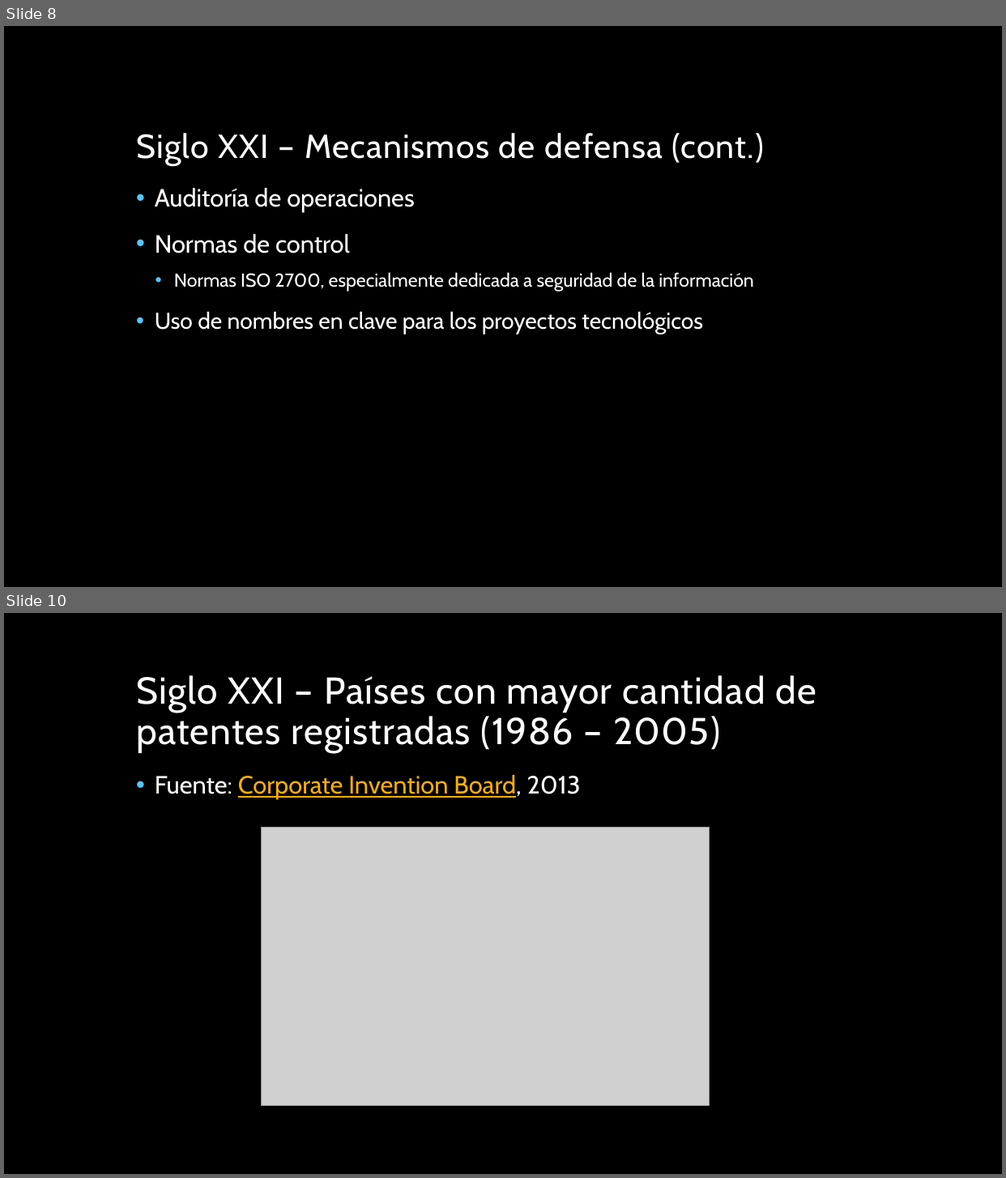
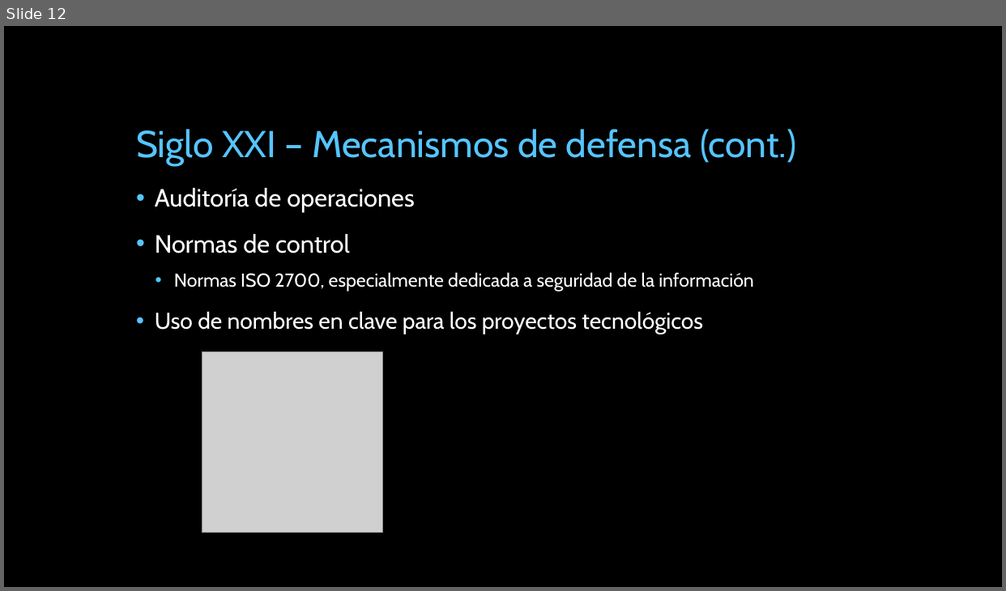
Before and after one commit to miparnisari/implantaciondesistemas, a slide deck: Presentacion/Fuga de Información en los Siglos XIX y.pptx. Shown one above the other, each under a label of ours: slides 8 and 10 before the commit, slide 12 after it; the slides between them are not shown. The pictures are 1006x1178 and 1006x591 pixels, drawn with LibreOffice and Linux fonts; fonts in the diff are those of the drawing; grey boxes stand for pictures; background and template pictures are left out. Boxes give left, top, right and bottom in pixels: in the first picture for what was removed or moved away, otherwise in the second. Text is boxed around its words. In the diff, an @@ line names an element or a change of style, - is before the commit and + after.

```diff
--- a/Presentacion/Fuga de Información en los Siglos XIX y.pptx
+++ b/Presentacion/Fuga de Información en los Siglos XIX y.pptx
@@ slide 10 removed at [4, 613, 1002, 1174], background picture (left out) @@
@@ title removed at [136, 675, 817, 753] @@
-Siglo XXI – Países con mayor cantidad de patentes registradas (1986 – 2005)
@@ text removed at [155, 775, 581, 799] @@
-• Fuente: Corporate Invention Board, 2013
@@ picture removed at [262, 827, 710, 1105] @@
@@ what was slide 8 is now slide 12 @@
@@ slide 12 changed as well @@
@@ title "Siglo XXI – Mecanismos de ..." at [136, 129, 796, 166]: size 32 to 36 pt, text colour #FFFFFF to #56C5FF, letter spacing 1 to 0 pt @@
@@ picture added at [202, 352, 383, 533] @@
```
Also in this commit, not shown: 8 other slides changed, 6 slides added, 1 other slide removed.
